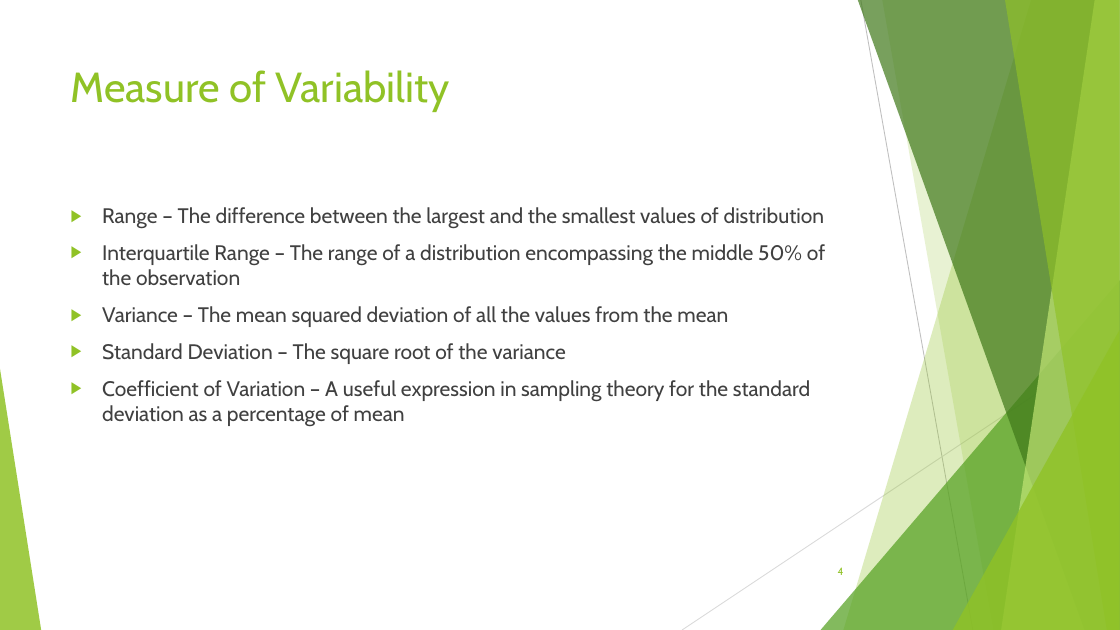
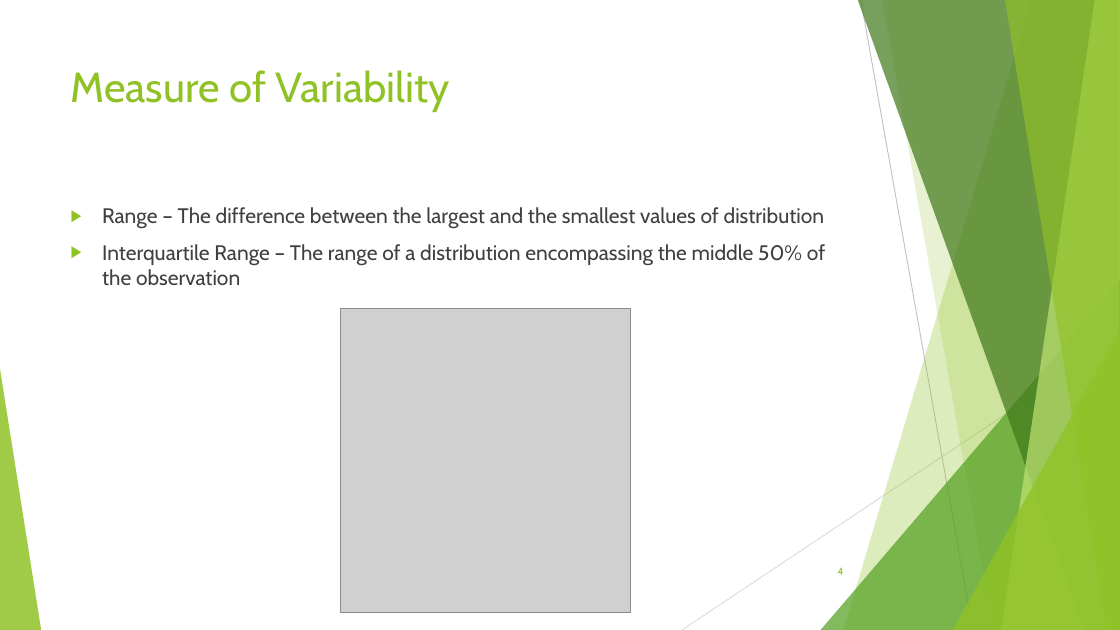
Before and after one commit to Deepaknatural/Training, a slide deck: slide 4 of STATISTICS.pptx. Drawn at 1120x630 pixels with LibreOffice and Linux fonts; fonts in the diff are those of the drawing; grey boxes stand for pictures; background and template pictures are left out. Boxes give left, top, right and bottom in pixels: in the first picture for what was removed or moved away, otherwise in the second. Text is boxed around its words. In the diff, an @@ line names an element or a change of style, - is before the commit and + after.

```diff
--- a/STATISTICS.pptx
+++ b/STATISTICS.pptx
@@ text at (102, 306, 810, 426): paragraphs removed @@
-▶ Variance – The mean squared deviation of all the values from the mean
-▶ Standard Deviation – The square root of the variance
-▶ Coefficient of Variation – A useful expression in sampling theory for the standard deviation as a percentage of mean
@@ picture added at (341, 308, 631, 613) @@
```
Also in this commit, not shown: 6 other slides changed, 12 slides added, 1 slide removed, 2 other files.
